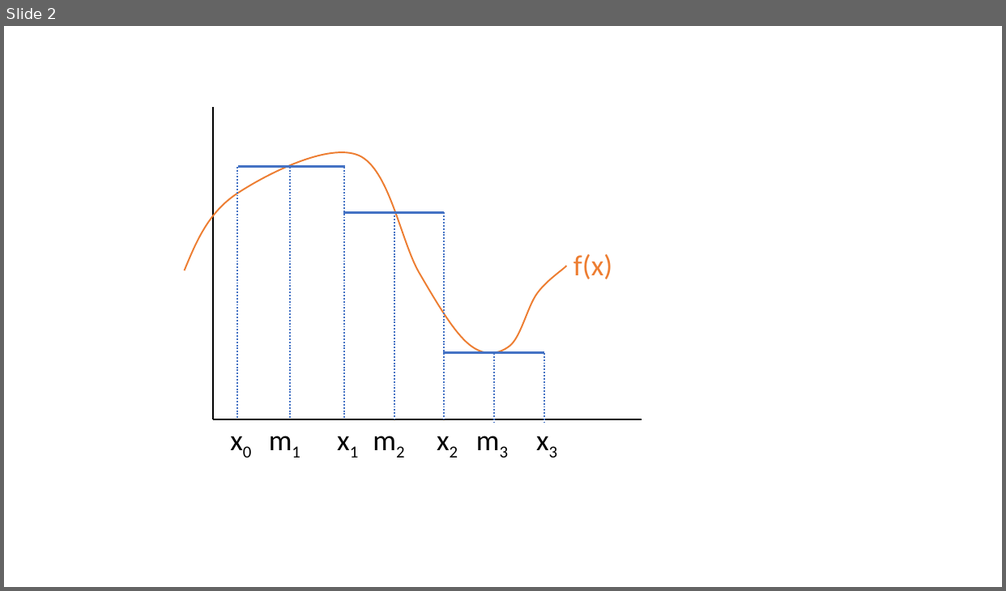
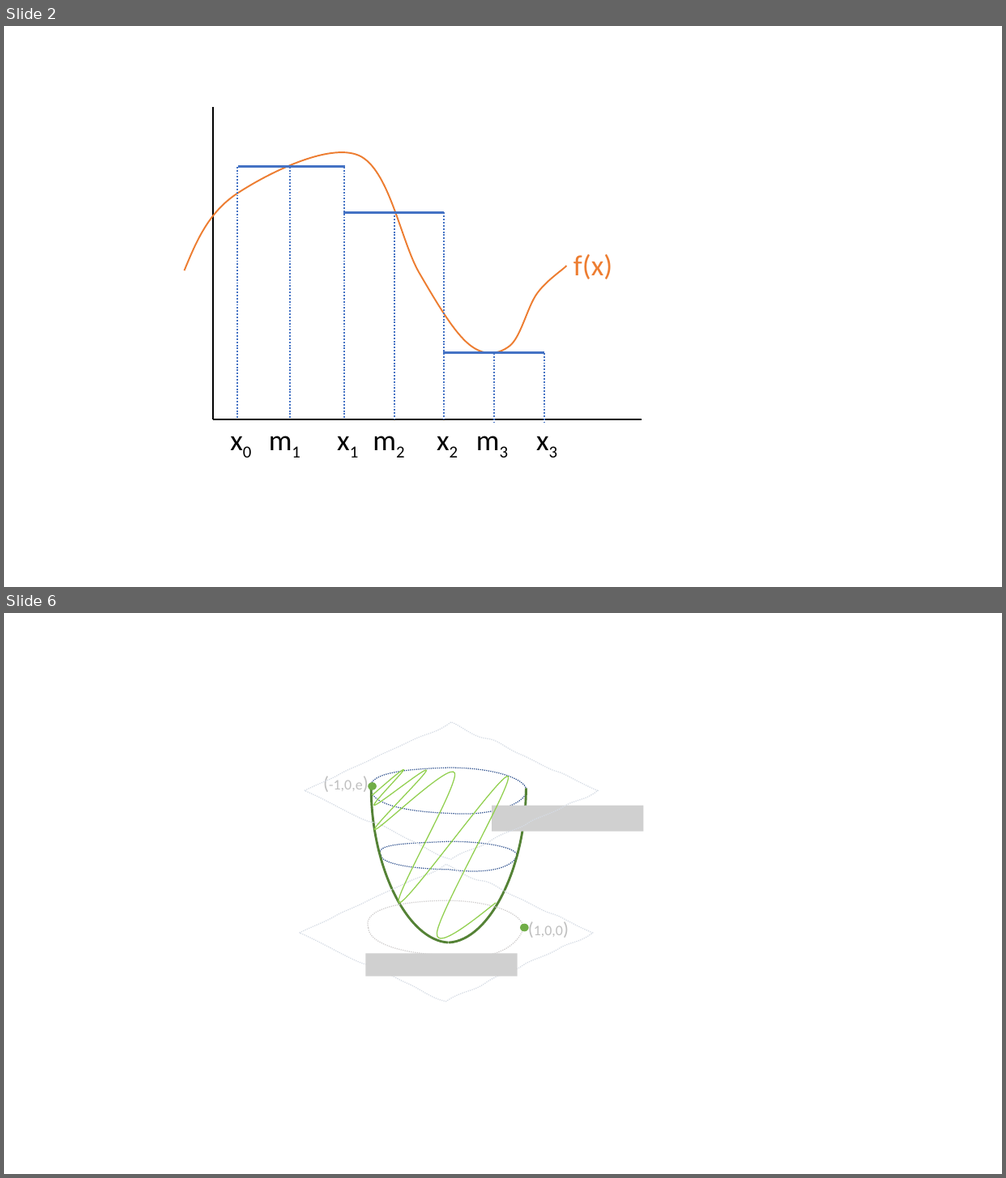
Before and after one commit to jgalgarra/PythonMatematicas, a slide deck: slides/figintegrales.pptx. Shown one above the other, each under a label of ours: slide 2 before the commit, slides 2 and 6 after it; the slides between them are not shown. The pictures are 1006x591 and 1006x1178 pixels, drawn with LibreOffice and Linux fonts; fonts in the diff are those of the drawing; grey boxes stand for pictures. Boxes give left, top, right and bottom in pixels: in the first picture for what was removed or moved away, otherwise in the second. Text is boxed around its words. In the diff, an @@ line names an element or a change of style, - is before the commit and + after.

```diff
--- a/slides/figintegrales.pptx
+++ b/slides/figintegrales.pptx
@@ slide 6 added at [4,613,1002,1174], background #FFFFFF @@
@@ freeform shape added at [366,613,526,943], outline #548235 2.25 pt @@
@@ freeform shape added at [371,613,531,943], outline #548235 2.25 pt @@
@@ freeform shape added at [305,722,598,859], outline #D6DCE5 1 pt dashed @@
@@ text added at [329,779,363,791], 14 pt, text #BFBFBF @@
+(-1,0,e)
@@ freeform shape added at [372,768,527,814], outline #325491 1 pt dashed @@
@@ freeform shape added at [373,769,509,939], outline #92D050 1 pt @@
@@ ellipse added at [368,783,376,790], fill #70AD47, outline #70AD47 1 pt @@
@@ picture added at [492,806,644,832] @@
@@ freeform shape added at [381,841,518,870], outline #325491 1 pt dashed @@
@@ freeform shape added at [300,865,593,1002], outline #D6DCE5 1 pt dashed @@
@@ freeform shape added at [368,901,524,955], outline #D0CECE 1 pt dashed @@
@@ ellipse added at [521,924,528,931], fill #70AD47, outline #70AD47 1 pt @@
@@ text added at [534,926,563,937], 14 pt, text #BFBFBF @@
+(1,0,0)
@@ picture added at [365,954,518,977] @@
```
Also in this commit, not shown: 3 other slides added, 5 other files.
